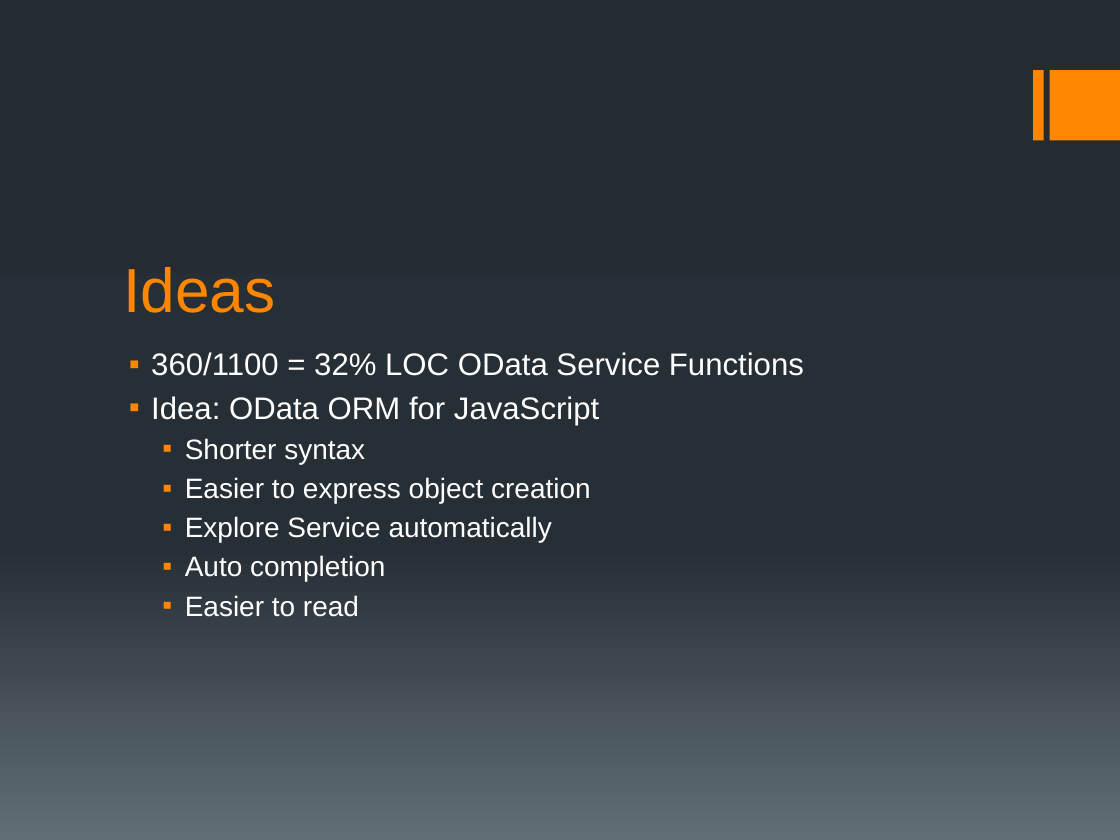
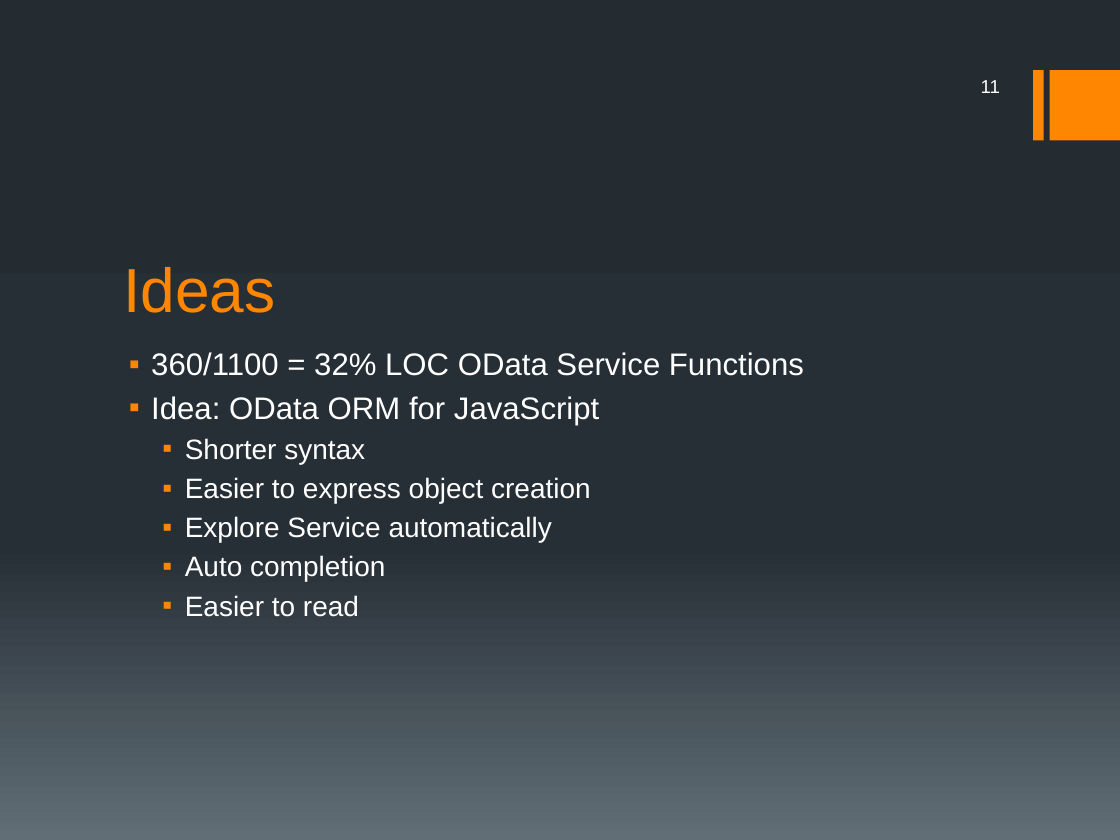
Before and after one commit to fleupold/odataerp, a slide deck: slide 11 of presentation/ODataERP II.pptx (slide 9 before the commit). Drawn at 1120x840 pixels with LibreOffice and Linux fonts; fonts in the diff are those of the drawing. Boxes give left, top, right and bottom in pixels: in the first picture for what was removed or moved away, otherwise in the second. Text is boxed around its words. In the diff, an @@ line names an element or a change of style, - is before the commit and + after.

```diff
--- a/presentation/ODataERP II.pptx
+++ b/presentation/ODataERP II.pptx
@@ page number added at (x1=981, y1=80, x2=1000, y2=93), 12 pt, text #FFFFFF @@
+11
```
Also in this commit, not shown: 9 other slides changed, 3 slides added, 1 slide removed.
